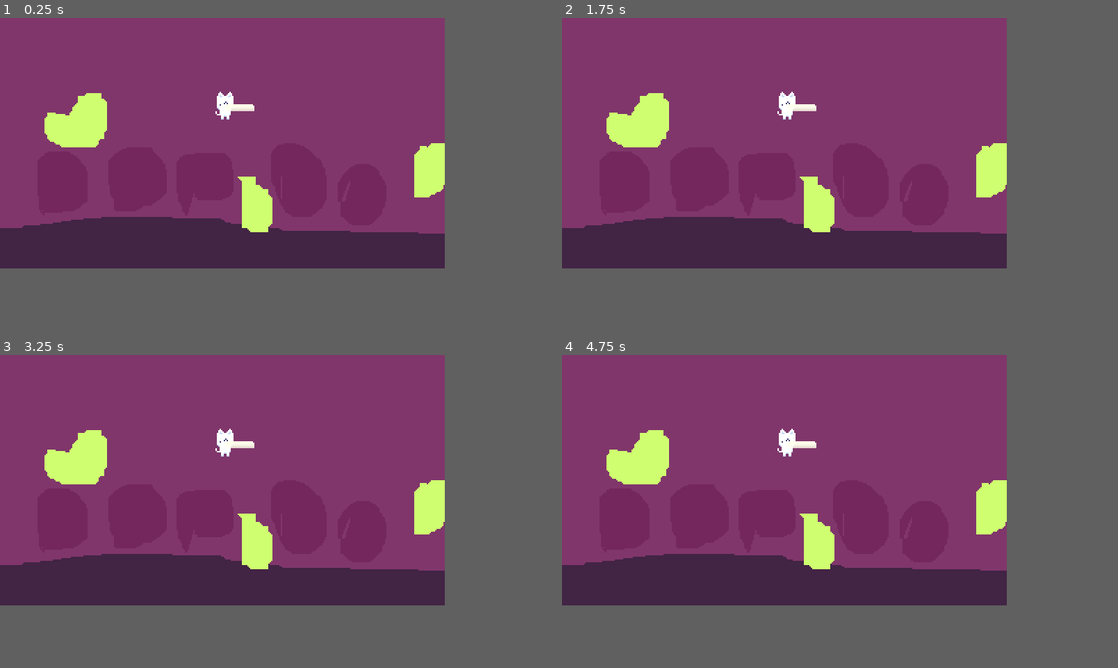
Above: before the commit, frames 1-4 (two rows, left to right).
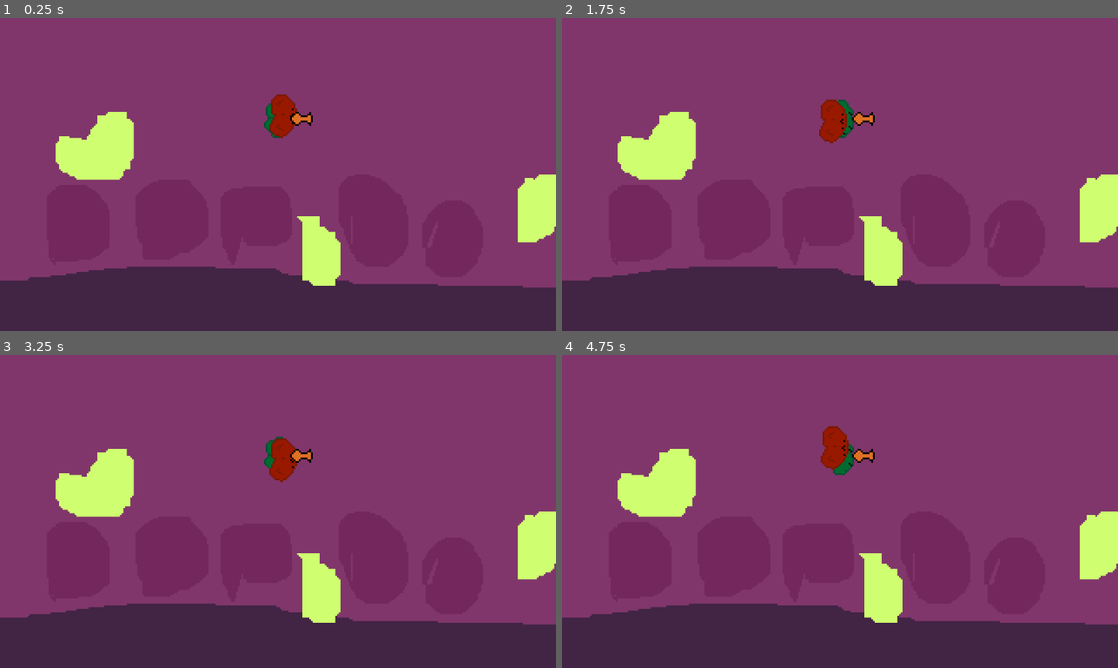
Above: after the commit, the same moments.

Repository: MagnusLucas/jamscepticeye
Game: Godot game, scene res://scenes/game.tscn
Same seed, same stepped clock (60 frames per second), same inputs: the game is played once before the commit and once after it.
Inputs:
- Up to frame 1 (0.25 s): no input
- Up to frame 2 (1.75 s): tap Enter at 0.5 s; hold A from 1.28 s (still down)
- Up to frame 3 (3.25 s): release A at 2.03 s
- Up to frame 4 (4.75 s): hold A from 3.53 s (still down)
In our replay, the window is 640x360 before the commit and 800x450 after it. These sizes can differ from the game's own. Grey fills any space a smaller window leaves; there, only what the larger window draws over its background counts as a difference.

The runs differ from the first frame. In frame 1, 36% of the frame differs, in the area x 0-100%, y 0-87%; in frame 2, 36%; in frame 3, 36%; in frame 4, 36%.

Commit message:
GRAPHICS!!!!

Diff:
--- /dev/null
+++ b/assets/player/player1_animations.tres
@@ -0,0 +1,129 @@
+[gd_resource type="SpriteFrames" load_steps=19 format=3 uid="uid://c4oy5ch1s0n3a"]
+
+[ext_resource type="Texture2D" uid="uid://cwp4ynrylekmr" path="res://assets/player/Idle_mee.png" id="1_i068w"]
+[ext_resource type="Texture2D" uid="uid://djbxnkqowfhfw" path="res://assets/player/Walking_mee.png" id="2_dpgxu"]
+
+[sub_resource type="AtlasTexture" id="AtlasTexture_i068w"]
+atlas = ExtResource("1_i068w")
+region = Rect2(0, 0, 32, 32)
+
+[sub_resource type="AtlasTexture" id="AtlasTexture_dpgxu"]
+atlas = ExtResource("1_i068w")
+region = Rect2(32, 0, 32, 32)
+
+[sub_resource type="AtlasTexture" id="AtlasTexture_esq5i"]
+atlas = ExtResource("1_i068w")
+region = Rect2(64, 0, 32, 32)
+
+[sub_resource type="AtlasTexture" id="AtlasTexture_4c51b"]
+atlas = ExtResource("1_i068w")
+region = Rect2(96, 0, 32, 32)
+
+[sub_resource type="AtlasTexture" id="AtlasTexture_8h2eh"]
+atlas = ExtResource("1_i068w")
+region = Rect2(128, 0, 32, 32)
+
+[sub_resource type="AtlasTexture" id="AtlasTexture_saoak"]
+atlas = ExtResource("1_i068w")
+region = Rect2(160, 0, 32, 32)
+
+[sub_resource type="AtlasTexture" id="AtlasTexture_l6wy2"]
+atlas = ExtResource("1_i068w")
+region = Rect2(192, 0, 32, 32)
+
+[sub_resource type="AtlasTexture" id="AtlasTexture_dx0bf"]
+atlas = ExtResource("1_i068w")
+region = Rect2(224, 0, 32, 32)
+
+[sub_resource type="AtlasTexture" id="AtlasTexture_4ph2u"]
+atlas = ExtResource("2_dpgxu")
+region = Rect2(0, 0, 32, 32)
+
+[sub_resource type="AtlasTexture" id="AtlasTexture_3sngf"]
+atlas = ExtResource("2_dpgxu")
+region = Rect2(32, 0, 32, 32)
+
+[sub_resource type="AtlasTexture" id="AtlasTexture_8dmd7"]
+atlas = ExtResource("2_dpgxu")
+region = Rect2(64, 0, 32, 32)
+
+[sub_resource type="AtlasTexture" id="AtlasTexture_dh3jy"]
+atlas = ExtResource("2_dpgxu")
+region = Rect2(96, 0, 32, 32)
+
+[sub_resource type="AtlasTexture" id="AtlasTexture_nrady"]
+atlas = ExtResource("2_dpgxu")
+region = Rect2(128, 0, 32, 32)
+
+[sub_resource type="AtlasTexture" id="AtlasTexture_fshnv"]
+atlas = ExtResource("2_dpgxu")
+region = Rect2(160, 0, 32, 32)
+
+[sub_resource type="AtlasTexture" id="AtlasTexture_vro3h"]
+atlas = ExtResource("2_dpgxu")
+region = Rect2(192, 0, 32, 32)
+
+[sub_resource type="AtlasTexture" id="AtlasTexture_t62mq"]
+atlas = ExtResource("2_dpgxu")
+region = Rect2(224, 0, 32, 32)
+
+[resource]
+animations = [{
+"frames": [{
+"duration": 1.0,
+"texture": SubResource("AtlasTexture_i068w")
+}, {
+"duration": 1.0,
+"texture": SubResource("AtlasTexture_dpgxu")
+}, {
+"duration": 1.0,
+"texture": SubResource("AtlasTexture_esq5i")
+}, {
+"duration": 1.0,
+"texture": SubResource("AtlasTexture_4c51b")
+}, {
+"duration": 1.0,
+"texture": SubResource("AtlasTexture_8h2eh")
+}, {
+"duration": 1.0,
+"texture": SubResource("AtlasTexture_saoak")
+}, {
+"duration": 1.0,
+"texture": SubResource("AtlasTexture_l6wy2")
+}, {
+"duration": 1.0,
+"texture": SubResource("AtlasTexture_dx0bf")
+}],
+"loop": true,
+"name": &"idle",
+"speed": 6.0
+}, {
+"frames": [{
+"duration": 1.0,
+"texture": SubResource("AtlasTexture_4ph2u")
+}, {
+"duration": 1.0,
+"texture": SubResource("AtlasTexture_3sngf")
+}, {
+"duration": 1.0,
+"texture": SubResource("AtlasTexture_8dmd7")
+}, {
+"duration": 1.0,
+"texture": SubResource("AtlasTexture_dh3jy")
+}, {
+"duration": 1.0,
+"texture": SubResource("AtlasTexture_nrady")
+}, {
+"duration": 1.0,
+"texture": SubResource("AtlasTexture_fshnv")
+}, {
+"duration": 1.0,
+"texture": SubResource("AtlasTexture_vro3h")
+}, {
+"duration": 1.0,
+"texture": SubResource("AtlasTexture_t62mq")
+}],
+"loop": true,
+"name": &"walk",
+"speed": 15.0
+}]
--- /dev/null
+++ b/assets/player/player2_animations.tres
@@ -0,0 +1,129 @@
+[gd_resource type="SpriteFrames" load_steps=19 format=3 uid="uid://cki78mvasiht2"]
+
+[ext_resource type="Texture2D" uid="uid://bgue3u5s73fdl" path="res://assets/player/Idle_you.png" id="1_r2hl8"]
+[ext_resource type="Texture2D" uid="uid://brvih1treq6cx" path="res://assets/player/Walking_you.png" id="2_xonut"]
+
+[sub_resource type="AtlasTexture" id="AtlasTexture_esq5i"]
+atlas = ExtResource("1_r2hl8")
+region = Rect2(0, 0, 32, 32)
+
+[sub_resource type="AtlasTexture" id="AtlasTexture_4c51b"]
+atlas = ExtResource("1_r2hl8")
+region = Rect2(32, 0, 32, 32)
+
+[sub_resource type="AtlasTexture" id="AtlasTexture_8h2eh"]
+atlas = ExtResource("1_r2hl8")
+region = Rect2(64, 0, 32, 32)
+
+[sub_resource type="AtlasTexture" id="AtlasTexture_saoak"]
+atlas = ExtResource("1_r2hl8")
+region = Rect2(96, 0, 32, 32)
+
+[sub_resource type="AtlasTexture" id="AtlasTexture_l6wy2"]
+atlas = ExtResource("1_r2hl8")
+region = Rect2(128, 0, 32, 32)
+
+[sub_resource type="AtlasTexture" id="AtlasTexture_dx0bf"]
+atlas = ExtResource("1_r2hl8")
+region = Rect2(160, 0, 32, 32)
+
+[sub_resource type="AtlasTexture" id="AtlasTexture_4ph2u"]
+atlas = ExtResource("1_r2hl8")
+region = Rect2(192, 0, 32, 32)
+
+[sub_resource type="AtlasTexture" id="AtlasTexture_3sngf"]
+atlas = ExtResource("1_r2hl8")
+region = Rect2(224, 0, 32, 32)
+
+[sub_resource type="AtlasTexture" id="AtlasTexture_8dmd7"]
+atlas = ExtResource("2_xonut")
+region = Rect2(0, 0, 32, 32)
+
+[sub_resource type="AtlasTexture" id="AtlasTexture_dh3jy"]
+atlas = ExtResource("2_xonut")
+region = Rect2(32, 0, 32, 32)
+
+[sub_resource type="AtlasTexture" id="AtlasTexture_nrady"]
+atlas = ExtResource("2_xonut")
+region = Rect2(64, 0, 32, 32)
+
+[sub_resource type="AtlasTexture" id="AtlasTexture_fshnv"]
+atlas = ExtResource("2_xonut")
+region = Rect2(96, 0, 32, 32)
+
+[sub_resource type="AtlasTexture" id="AtlasTexture_vro3h"]
+atlas = ExtResource("2_xonut")
+region = Rect2(128, 0, 32, 32)
+
+[sub_resource type="AtlasTexture" id="AtlasTexture_t62mq"]
+atlas = ExtResource("2_xonut")
+region = Rect2(160, 0, 32, 32)
+
+[sub_resource type="AtlasTexture" id="AtlasTexture_iaff1"]
+atlas = ExtResource("2_xonut")
+region = Rect2(192, 0, 32, 32)
+
+[sub_resource type="AtlasTexture" id="AtlasTexture_ui5fy"]
+atlas = ExtResource("2_xonut")
+region = Rect2(224, 0, 32, 32)
+
+[resource]
+animations = [{
+"frames": [{
+"duration": 1.0,
+"texture": SubResource("AtlasTexture_esq5i")
+}, {
+"duration": 1.0,
+"texture": SubResource("AtlasTexture_4c51b")
+}, {
+"duration": 1.0,
+"texture": SubResource("AtlasTexture_8h2eh")
+}, {
+"duration": 1.0,
+"texture": SubResource("AtlasTexture_saoak")
+}, {
+"duration": 1.0,
+"texture": SubResource("AtlasTexture_l6wy2")
+}, {
+"duration": 1.0,
+"texture": SubResource("AtlasTexture_dx0bf")
+}, {
+"duration": 1.0,
+"texture": SubResource("AtlasTexture_4ph2u")
+}, {
+"duration": 1.0,
+"texture": SubResource("AtlasTexture_3sngf")
+}],
+"loop": true,
+"name": &"idle",
+"speed": 6.0
+}, {
+"frames": [{
+"duration": 1.0,
+"texture": SubResource("AtlasTexture_8dmd7")
+}, {
+"duration": 1.0,
+"texture": SubResource("AtlasTexture_dh3jy")
+}, {
+"duration": 1.0,
+"texture": SubResource("AtlasTexture_nrady")
+}, {
+"duration": 1.0,
+"texture": SubResource("AtlasTexture_fshnv")
+}, {
+"duration": 1.0,
+"texture": SubResource("AtlasTexture_vro3h")
+}, {
+"duration": 1.0,
+"texture": SubResource("AtlasTexture_t62mq")
+}, {
+"duration": 1.0,
+"texture": SubResource("AtlasTexture_iaff1")
+}, {
+"duration": 1.0,
+"texture": SubResource("AtlasTexture_ui5fy")
+}],
+"loop": true,
+"name": &"walk",
+"speed": 15.0
+}]
--- a/project.godot
+++ b/project.godot
@@ -19,7 +19,7 @@
 window/size/viewport_width=320
 window/size/viewport_height=180
 window/size/mode=2
-window/stretch/mode="viewport"
+window/stretch/mode="canvas_items"
 window/stretch/scale_mode="integer"
 
 [rendering]
--- a/scenes/bullet.tscn
+++ b/scenes/bullet.tscn
@@ -1,12 +1,151 @@
-[gd_scene load_steps=3 format=3 uid="uid://w3nfpcl0rh5n"]
+[gd_scene load_steps=23 format=3 uid="uid://w3nfpcl0rh5n"]
 
 [ext_resource type="Script" uid="uid://dis5swi5ow8q3" path="res://scripts/bullet.gd" id="1_y25gk"]
-[ext_resource type="Texture2D" uid="uid://ba5xbfbaiqljs" path="res://assets/player/gun.png" id="2_l5glv"]
+[ext_resource type="Texture2D" uid="uid://c5c56l8c7iava" path="res://assets/player/Bullet_3.png" id="2_eoqba"]
+[ext_resource type="Texture2D" uid="uid://dcetinnppbssl" path="res://assets/player/Bullet_1.png" id="2_y25gk"]
+[ext_resource type="Texture2D" uid="uid://cofqosf8xavns" path="res://assets/player/Bullet_2.png" id="4_qncy5"]
+
+[sub_resource type="AtlasTexture" id="AtlasTexture_tamys"]
+atlas = ExtResource("2_eoqba")
+region = Rect2(0, 0, 8, 8)
+
+[sub_resource type="AtlasTexture" id="AtlasTexture_26lx3"]
+atlas = ExtResource("2_eoqba")
+region = Rect2(8, 0, 8, 8)
+
+[sub_resource type="AtlasTexture" id="AtlasTexture_1cfmv"]
+atlas = ExtResource("2_eoqba")
+region = Rect2(16, 0, 8, 8)
+
+[sub_resource type="AtlasTexture" id="AtlasTexture_k76ql"]
+atlas = ExtResource("2_eoqba")
+region = Rect2(24, 0, 8, 8)
+
+[sub_resource type="AtlasTexture" id="AtlasTexture_in4mv"]
+atlas = ExtResource("2_eoqba")
+region = Rect2(32, 0, 8, 8)
+
+[sub_resource type="AtlasTexture" id="AtlasTexture_s437g"]
+atlas = ExtResource("2_eoqba")
+region = Rect2(40, 0, 8, 8)
+
+[sub_resource type="AtlasTexture" id="AtlasTexture_iqq7w"]
+atlas = ExtResource("2_eoqba")
+region = Rect2(48, 0, 8, 8)
+
+[sub_resource type="AtlasTexture" id="AtlasTexture_6umxm"]
+atlas = ExtResource("2_eoqba")
+region = Rect2(56, 0, 8, 8)
+
+[sub_resource type="AtlasTexture" id="AtlasTexture_0apvr"]
+atlas = ExtResource("2_eoqba")
+region = Rect2(64, 0, 8, 8)
+
+[sub_resource type="AtlasTexture" id="AtlasTexture_ba0j3"]
+atlas = ExtResource("2_eoqba")
+region = Rect2(72, 0, 8, 8)
+
+[sub_resource type="AtlasTexture" id="AtlasTexture_lurao"]
+atlas = ExtResource("2_eoqba")
+region = Rect2(80, 0, 8, 8)
+
+[sub_resource type="AtlasTexture" id="AtlasTexture_l5glv"]
+atlas = ExtResource("2_y25gk")
+region = Rect2(0, 0, 8, 8)
+
+[sub_resource type="AtlasTexture" id="AtlasTexture_eoqba"]
+atlas = ExtResource("2_y25gk")
+region = Rect2(8, 0, 8, 8)
+
+[sub_resource type="AtlasTexture" id="AtlasTexture_bssuu"]
+atlas = ExtResource("4_qncy5")
+region = Rect2(0, 0, 8, 8)
+
+[sub_resource type="AtlasTexture" id="AtlasTexture_2o84m"]
+atlas = ExtResource("4_qncy5")
+region = Rect2(8, 0, 8, 8)
+
+[sub_resource type="AtlasTexture" id="AtlasTexture_r8x4c"]
+atlas = ExtResource("4_qncy5")
+region = Rect2(16, 0, 8, 8)
+
+[sub_resource type="AtlasTexture" id="AtlasTexture_kuao1"]
+atlas = ExtResource("4_qncy5")
+region = Rect2(24, 0, 8, 8)
+
+[sub_resource type="SpriteFrames" id="SpriteFrames_qncy5"]
+animations = [{
+"frames": [{
+"duration": 1.0,
+"texture": SubResource("AtlasTexture_tamys")
+}, {
+"duration": 1.0,
+"texture": SubResource("AtlasTexture_26lx3")
+}, {
+"duration": 1.0,
+"texture": SubResource("AtlasTexture_1cfmv")
+}, {
+"duration": 1.0,
+"texture": SubResource("AtlasTexture_k76ql")
+}, {
+"duration": 1.0,
+"texture": SubResource("AtlasTexture_in4mv")
+}, {
+"duration": 1.0,
+"texture": SubResource("AtlasTexture_s437g")
+}, {
+"duration": 1.0,
+"texture": SubResource("AtlasTexture_iqq7w")
+}, {
+"duration": 1.0,
+"texture": SubResource("AtlasTexture_6umxm")
+}, {
+"duration": 1.0,
+"texture": SubResource("AtlasTexture_0apvr")
+}, {
+"duration": 1.0,
+"texture": SubResource("AtlasTexture_ba0j3")
+}, {
+"duration": 1.0,
+"texture": SubResource("AtlasTexture_lurao")
+}],
+"loop": true,
+"name": &"bomb",
+"speed": 11.0
+}, {
+"frames": [{
+"duration": 1.0,
+"texture": SubResource("AtlasTexture_l5glv")
+}, {
+"duration": 1.0,
+"texture": SubResource("AtlasTexture_eoqba")
+}],
+"loop": true,
+"name": &"frog",
+"speed": 10.0
+}, {
+"frames": [{
+"duration": 1.0,
+"texture": SubResource("AtlasTexture_bssuu")
+}, {
+"duration": 1.0,
+"texture": SubResource("AtlasTexture_2o84m")
+}, {
+"duration": 1.0,
+"texture": SubResource("AtlasTexture_r8x4c")
+}, {
+"duration": 1.0,
+"texture": SubResource("AtlasTexture_kuao1")
+}],
+"loop": true,
+"name": &"star",
+"speed": 28.0
+}]
 
 [node name="Bullet" type="Node2D"]
 top_level = true
 script = ExtResource("1_y25gk")
 
-[node name="Sprite" type="Sprite2D" parent="."]
-scale = Vector2(0.09090909, 0.16666667)
-texture = ExtResource("2_l5glv")
+[node name="AnimatedSprite" type="AnimatedSprite2D" parent="."]
+sprite_frames = SubResource("SpriteFrames_qncy5")
+animation = &"star"
--- /dev/null
+++ b/scenes/gun.tscn
@@ -0,0 +1,78 @@
+[gd_scene load_steps=11 format=3 uid="uid://cub5ds2mlotep"]
+
+[ext_resource type="Texture2D" uid="uid://bo7o8xg08rc47" path="res://assets/player/Weapon_1.png" id="1_og67c"]
+[ext_resource type="Script" uid="uid://ct1cshmwyllqx" path="res://scripts/gun.gd" id="2_gp1hk"]
+
+[sub_resource type="AtlasTexture" id="AtlasTexture_qd4js"]
+atlas = ExtResource("1_og67c")
+region = Rect2(0, 0, 16, 16)
+
+[sub_resource type="AtlasTexture" id="AtlasTexture_6b133"]
+atlas = ExtResource("1_og67c")
+region = Rect2(16, 0, 16, 16)
+
+[sub_resource type="AtlasTexture" id="AtlasTexture_haq8l"]
+atlas = ExtResource("1_og67c")
+region = Rect2(32, 0, 16, 16)
+
+[sub_resource type="AtlasTexture" id="AtlasTexture_bmp1f"]
+atlas = ExtResource("1_og67c")
+region = Rect2(48, 0, 16, 16)
+
+[sub_resource type="AtlasTexture" id="AtlasTexture_6oi81"]
+atlas = ExtResource("1_og67c")
+region = Rect2(64, 0, 16, 16)
+
+[sub_resource type="AtlasTexture" id="AtlasTexture_5lyo6"]
+atlas = ExtResource("1_og67c")
+region = Rect2(80, 0, 16, 16)
+
+[sub_resource type="AtlasTexture" id="AtlasTexture_lu2bp"]
+atlas = ExtResource("1_og67c")
+region = Rect2(96, 0, 16, 16)
+
+[sub_resource type="SpriteFrames" id="SpriteFrames_6hbmn"]
+animations = [{
+"frames": [{
+"duration": 1.0,
+"texture": SubResource("AtlasTexture_qd4js")
+}, {
+"duration": 1.0,
+"texture": SubResource("AtlasTexture_6b133")
+}, {
+"duration": 1.0,
+"texture": SubResource("AtlasTexture_haq8l")
+}, {
+"duration": 1.0,
+"texture": SubResource("AtlasTexture_bmp1f")
+}, {
+"duration": 1.0,
+"texture": SubResource("AtlasTexture_6oi81")
+}, {
+"duration": 1.0,
+"texture": SubResource("AtlasTexture_5lyo6")
+}, {
+"duration": 1.0,
+"texture": SubResource("AtlasTexture_lu2bp")
+}, {
+"duration": 1.0,
+"texture": SubResource("AtlasTexture_qd4js")
+}],
+"loop": false,
+"name": &"shoot",
+"speed": 20.0
+}]
+
+[node name="Gun" type="AnimatedSprite2D"]
+sprite_frames = SubResource("SpriteFrames_6hbmn")
+animation = &"shoot"
+frame = 7
+frame_progress = 1.0
+centered = false
+offset = Vector2(4, -8)
+script = ExtResource("2_gp1hk")
+
+[node name="Timer" type="Timer" parent="."]
+process_callback = 0
+wait_time = 0.4
+one_shot = true
--- a/scenes/player.tscn
+++ b/scenes/player.tscn
@@ -1,41 +1,11 @@
-[gd_scene load_steps=10 format=3 uid="uid://cluo20mkuuwd7"]
+[gd_scene load_steps=5 format=3 uid="uid://cluo20mkuuwd7"]
 
 [ext_resource type="Script" uid="uid://bncgbcnuphjl4" path="res://scripts/player.gd" id="1_dqkch"]
-[ext_resource type="Texture2D" uid="uid://dwybumppk3jta" path="res://assets/player/spritesheet_player_idle2.png" id="2_qlg0r"]
-[ext_resource type="Texture2D" uid="uid://ba5xbfbaiqljs" path="res://assets/player/gun.png" id="3_tuyoq"]
-[ext_resource type="Script" uid="uid://ct1cshmwyllqx" path="res://scripts/gun.gd" id="4_fjrip"]
+[ext_resource type="SpriteFrames" uid="uid://c4oy5ch1s0n3a" path="res://assets/player/player1_animations.tres" id="2_dqkch"]
+[ext_resource type="PackedScene" uid="uid://cub5ds2mlotep" path="res://scenes/gun.tscn" id="3_qhqgy"]
 
 [sub_resource type="RectangleShape2D" id="RectangleShape2D_yqjtg"]
 size = Vector2(10, 17)
-
-[sub_resource type="AtlasTexture" id="AtlasTexture_iywne"]
-atlas = ExtResource("2_qlg0r")
-region = Rect2(0, 0, 16, 32)
-
-[sub_resource type="AtlasTexture" id="AtlasTexture_p57ef"]
-atlas = ExtResource("2_qlg0r")
-region = Rect2(16, 0, 16, 32)
-
-[sub_resource type="AtlasTexture" id="AtlasTexture_u5sy4"]
-atlas = ExtResource("2_qlg0r")
-region = Rect2(32, 0, 16, 32)
-
-[sub_resource type="SpriteFrames" id="SpriteFrames_gee14"]
-animations = [{
-"frames": [{
-"duration": 8.0,
-"texture": SubResource("AtlasTexture_iywne")
-}, {
-"duration": 1.0,
-"texture": SubResource("AtlasTexture_p57ef")
-}, {
-"duration": 1.0,
-"texture": SubResource("AtlasTexture_u5sy4")
-}],
-"loop": true,
-"name": &"default",
-"speed": 12.0
-}]
 
 [node name="Player" type="CharacterBody2D"]
 script = ExtResource("1_dqkch")
@@ -45,13 +15,8 @@
 shape = SubResource("RectangleShape2D_yqjtg")
 
 [node name="PlayerSprite" type="AnimatedSprite2D" parent="."]
-sprite_frames = SubResource("SpriteFrames_gee14")
-frame_progress = 0.8722547
+sprite_frames = ExtResource("2_dqkch")
+animation = &"idle"
 
-[node name="Gun" type="Sprite2D" parent="."]
-position = Vector2(0, 8)
-scale = Vector2(0.5, 0.5)
-texture = ExtResource("3_tuyoq")
-centered = false
-offset = Vector2(0, -6)
-script = ExtResource("4_fjrip")
+[node name="Gun" parent="." instance=ExtResource("3_qhqgy")]
+position = Vector2(0, 1)
--- a/scripts/bullet.gd
+++ b/scripts/bullet.gd
@@ -1,6 +1,8 @@
 extends Node2D
 
 var speed = 200
+var bullet_type : String = "star"
 
 func _physics_process(delta):
 	global_position += Vector2.RIGHT.rotated(rotation) * speed * delta
+	$AnimatedSprite.play(bullet_type)
--- a/scripts/gun.gd
+++ b/scripts/gun.gd
@@ -1,20 +1,21 @@
-extends Sprite2D
+extends AnimatedSprite2D
 
 const BULLET = preload("uid://w3nfpcl0rh5n") # res://scenes/bullet.tscn
 var bullet
+@onready var cooldown = $Timer
 
 var player_index = 0
 var gun_direction = Vector2.ZERO
 var bullet_speed = 200
 var deadzone = 0.2
 # var for keyboard+mouse or controller
-@export var gun_length = 21
+@export var gun_length = 20
 var gun_angle = 0
 
 func _ready():
 	player_index = get_parent().player_index
 
-func _physics_process(delta):
+func _physics_process(_delta):
 	# gun pointy [
 	#gun_direction = Vector2.ZERO
 	# ^ initially put down? or hidden
@@ -35,8 +36,10 @@
 	# ] gun pointy
 
 	# shooty
-	if Input.is_joy_button_pressed(player_index, JOY_BUTTON_RIGHT_SHOULDER):
+	if Input.is_joy_button_pressed(player_index, JOY_BUTTON_RIGHT_SHOULDER) and cooldown.time_left == 0:
 		bullet = BULLET.instantiate()
 		bullet.global_position = global_position + Vector2.RIGHT.rotated(rotation) * gun_length
 		bullet.rotation = rotation
 		add_child(bullet)
+		play("shoot")
+		cooldown.start()
--- a/scripts/player.gd
+++ b/scripts/player.gd
@@ -1,13 +1,17 @@
 extends CharacterBody2D
 
 @export var player_index = 0
+@export var player_animations_set : SpriteFrames
 var input_velocity = Vector2.ZERO
 var speed = 200
 var deadzone = 0.2
 # var for keyboard or controller?
 
 func _ready():
-	pass
+	var sprite_frames_path : String = "res://assets/player/player" + str(player_index + 1) + "_animations.tres"
+	var PLAYER_ANIMATIONS = load(sprite_frames_path)
+	$PlayerSprite.sprite_frames = PLAYER_ANIMATIONS
+	$PlayerSprite.play()
 
 func _physics_process(delta):
 	# movement [
@@ -34,3 +38,12 @@
 
 	position += input_velocity * speed * delta
 	# ] movement
+
+	# setting animation
+	if not input_velocity.is_zero_approx():
+		$PlayerSprite.play("walk")
+	else:
+		$PlayerSprite.play("idle")
+
+	# setting sprite rotation
+	$PlayerSprite.look_at(global_position + input_velocity)
Not shown, added: assets/music/fightmusics.wav.import
Not shown, added: assets/music/getting_damaged_v2.wav.import
Not shown, added: assets/music/gettingdamaged_v1.wav.import
Not shown, added: assets/music/meniloop.wav.import
Not shown, added: assets/music/menintro.wav.import
Binary file added: assets/player/Bullet_1.png
Not shown, added: assets/player/Bullet_1.png.import
Binary file added: assets/player/Bullet_2.png
Not shown, added: assets/player/Bullet_2.png.import
Binary file added: assets/player/Bullet_3.png
Not shown, added: assets/player/Bullet_3.png.import
Binary file added: assets/player/Idle_mee.png
(and 14 more such lines)
